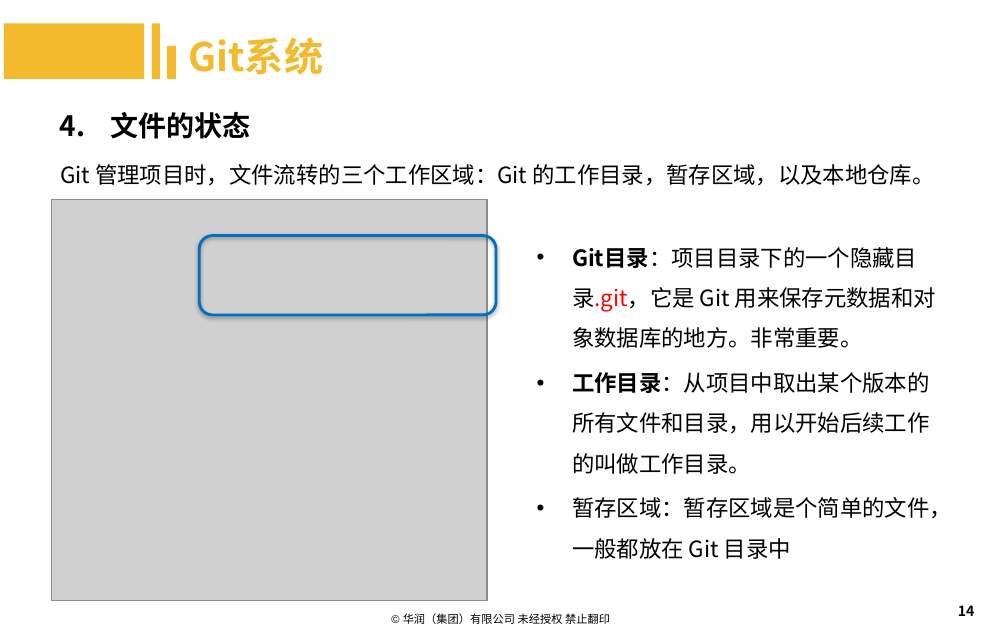
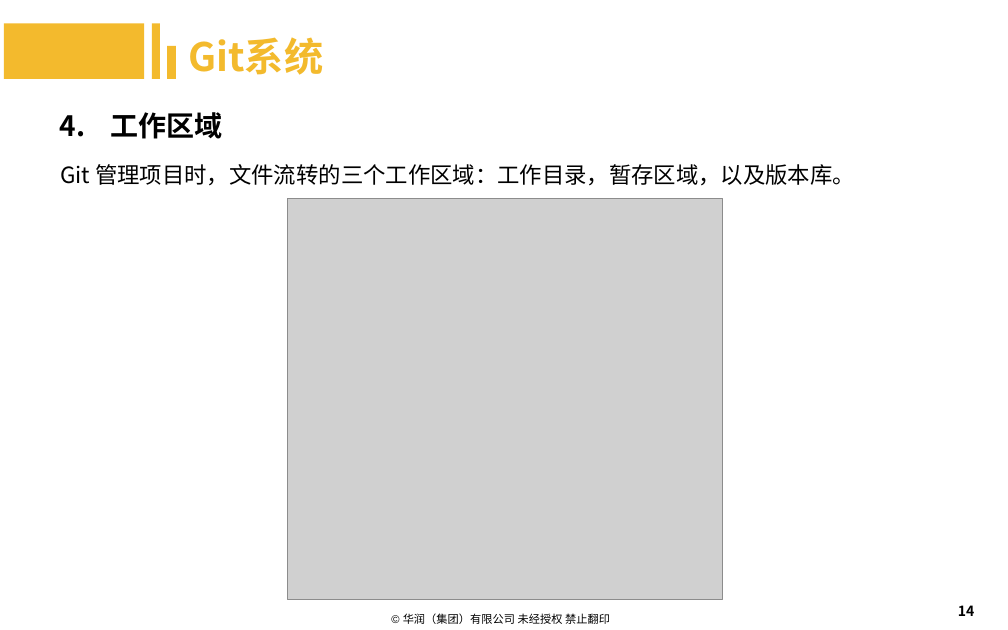
Before and after one commit to machenzhao/git-present, a slide deck: slide 14 of Git.pptx. Drawn at 1008x630 pixels with LibreOffice and Linux fonts; fonts in the diff are those of the drawing; grey boxes stand for pictures; background and template pictures are left out. Boxes give left, top, right and bottom in pixels: in the first picture for what was removed or moved away, otherwise in the second. Text is boxed around its words. In the diff, an @@ line names an element or a change of style, - is before the commit and + after.

Commit message:
更新Git基础，三个工作区域

```diff
--- a/Git.pptx
+++ b/Git.pptx
@@ text at (110,112,222,139): text changed @@
-4. 文件的状态
+4. 工作区域
@@ text at (60,164,855,186): text changed @@
-Git 管理项目时，文件流转的三个工作区域：Git 的工作目录，暂存区域，以及本地仓库。
+Git 管理项目时，文件流转的三个工作区域：工作目录，暂存区域，以及版本库。
@@ picture: place and size @@
-picture at (51,200,487,601)
+picture at (287,199,723,600)
@@ rounded rectangle removed at (200,236,496,316) @@
@@ text removed at (572,247,952,559) @@
-• Git目录：项目目录下的一个隐藏目录.git，它是 Git 用来保存元数据和对象数据库的地方。非常重要。
-• 工作目录：从项目中取出某个版本的所有文件和目录，用以开始后续工作的叫做工作目录。
-• 暂存区域：暂存区域是个简单的文件，一般都放在 Git 目录中
```
Also in this commit, not shown: 10 other slides changed, 12 slides added, 3 slides removed, 1 other file.
